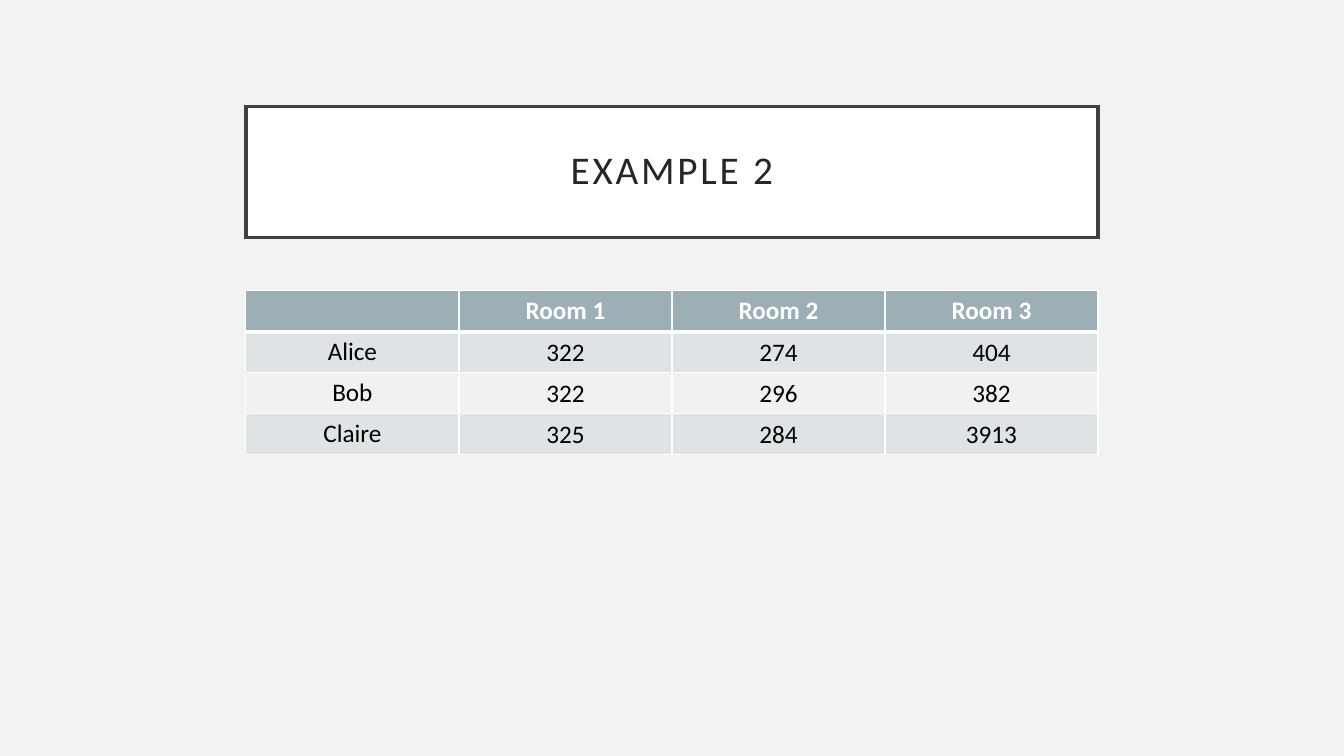
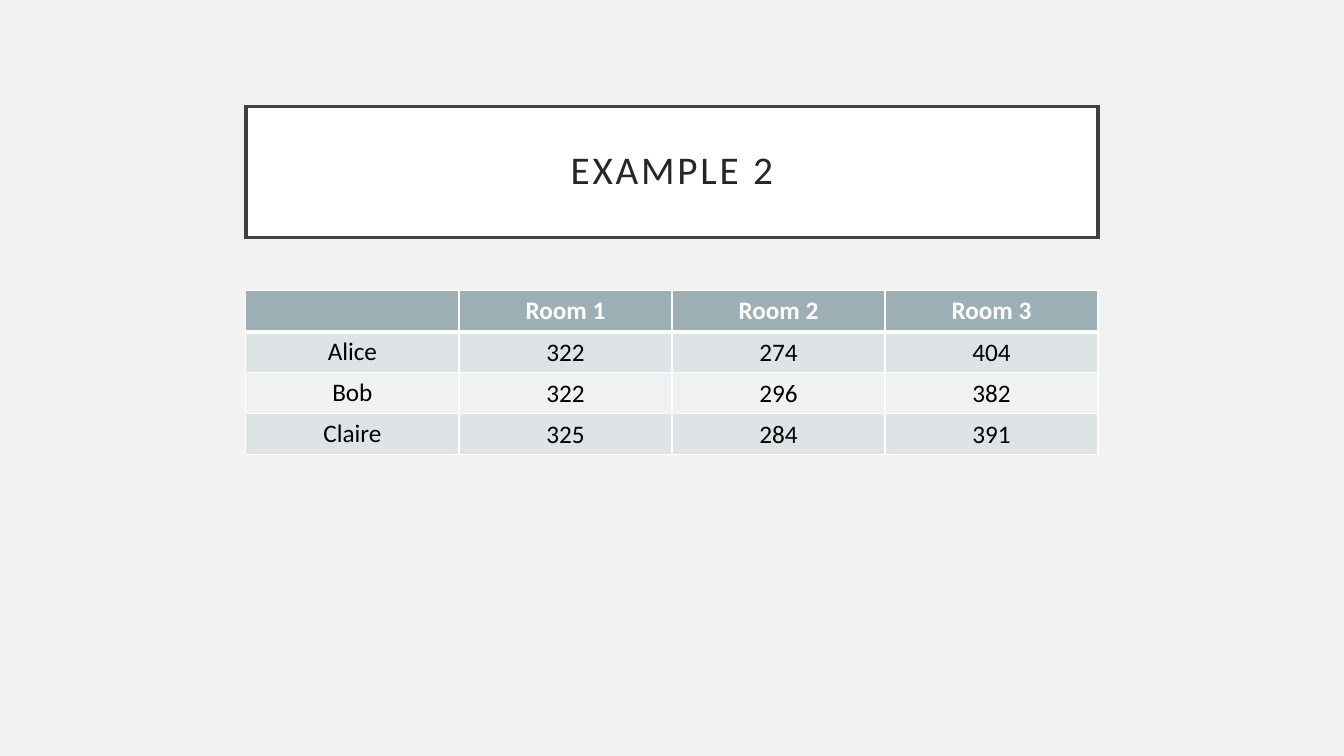
Before and after one commit to tanvinerkar/fair-rent-division, a slide deck: slide 19 of final-ppt.pptx. Drawn at 1344x756 pixels with LibreOffice and Linux fonts; fonts in the diff are those of the drawing. Boxes give left, top, right and bottom in pixels: in the first picture for what was removed or moved away, otherwise in the second. Text is boxed around its words. In the diff, an @@ line names an element or a change of style, - is before the commit and + after.

Commit message:
Ppt updates

```diff
--- a/final-ppt.pptx
+++ b/final-ppt.pptx
@@ table at (246, 291, 1097, 455) @@
-row 4, column 4: 3913
+row 4, column 4: 391
```
Also in this commit, not shown: 3 other files.
